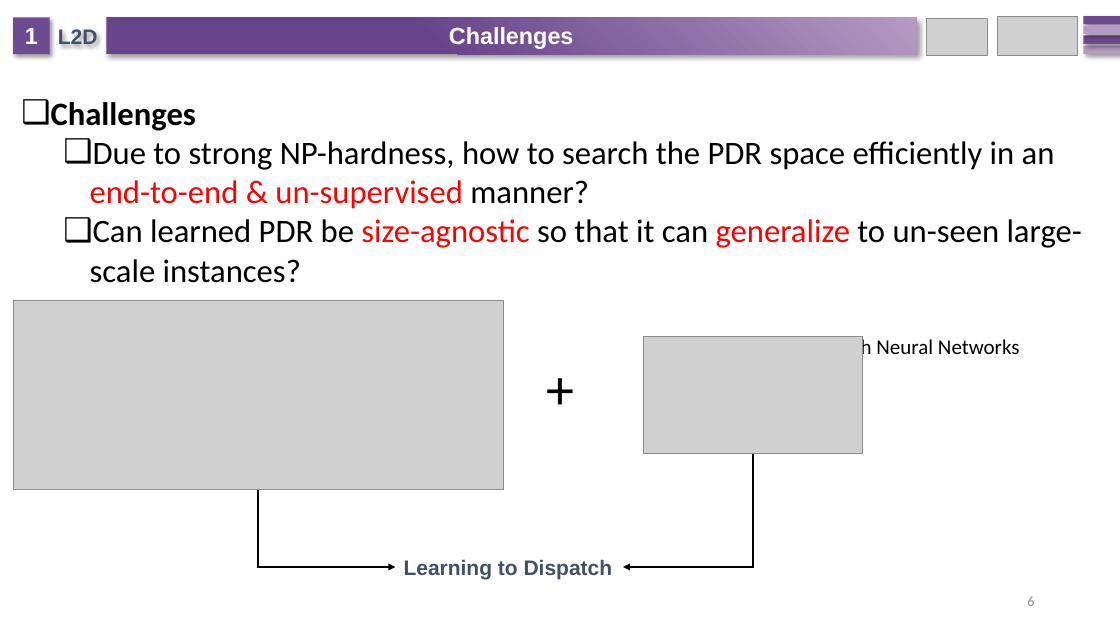
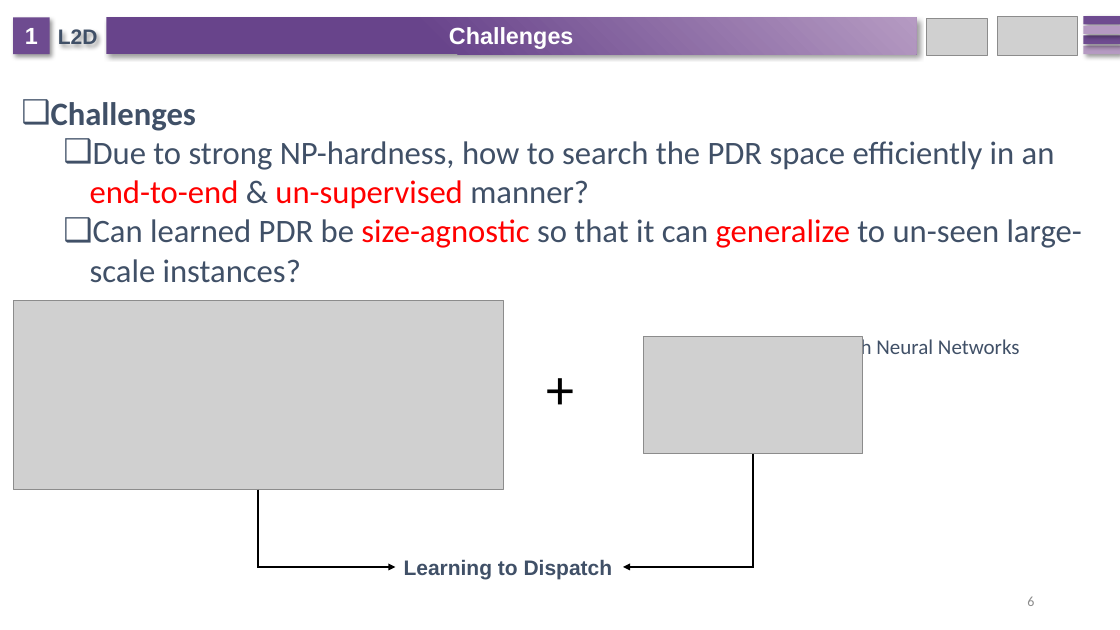
Before and after one commit to zcaicaros/L2D, a slide deck: slide 6 of NeurIPS L2D.pptx. Drawn at 1120x630 pixels with LibreOffice and Linux fonts; fonts in the diff are those of the drawing; grey boxes stand for pictures. Boxes give left, top, right and bottom in pixels: in the first picture for what was removed or moved away, otherwise in the second. Text is boxed around its words. In the diff, an @@ line names an element or a change of style, - is before the commit and + after.

```diff
--- a/NeurIPS L2D.pptx
+++ b/NeurIPS L2D.pptx
@@ text "Challenges" at (51, 102, 1082, 283): text colour #000000 to #405067 in "Challenges", "Due to strong NP-hardness, how to search ...", "Can learned PDR be so that it ..."; text colour #FF0000 to #405067 in "&" @@
@@ text "Graph Neural Networks" at (820, 336, 1020, 360): text colour #000000 to #405067 @@
```
